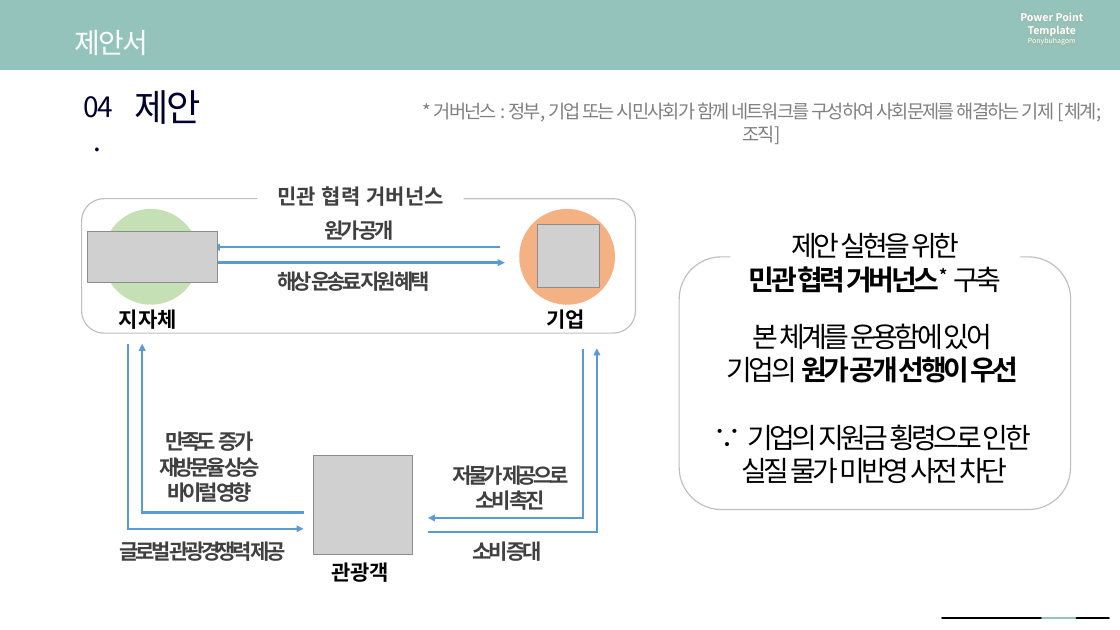
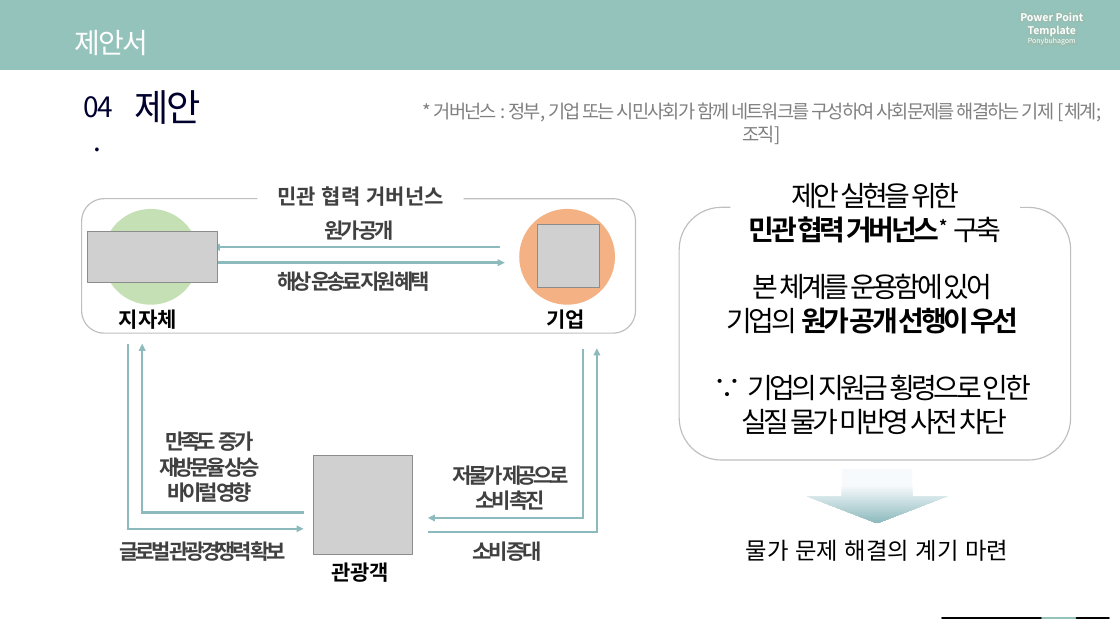
Before and after one commit to so-jeong0127/6-project, a slide deck: slide 2 of 6조_첨가중[신혁].pptx. Drawn at 1120x630 pixels with LibreOffice and Linux fonts; fonts in the diff are those of the drawing; grey boxes stand for pictures. Boxes give left, top, right and bottom in pixels: in the first picture for what was removed or moved away, otherwise in the second. Text is boxed around its words. In the diff, an @@ line names an element or a change of style, - is before the commit and + after.

```diff
--- a/6조_첨가중[신혁].pptx
+++ b/6조_첨가중[신혁].pptx
@@ 2 texts, 1 rounded rectangle: place and size @@
-2 texts, 1 rounded rectangle at (680,232,1071,510)
+2 texts, 1 rounded rectangle at (680,182,1071,460)
@@ arrow (501, 247) - (213, 247): stroke #5B9BD5 2 pt to #8DBABD 2 pt @@
@@ arrow (218, 263) - (505, 263): stroke #5B9BD5 2 pt to #8DBABD 2 pt @@
@@ elbow arrow (129, 344) - (303, 529): stroke #5B9BD5 2 pt to #8DBABD 2 pt @@
@@ elbow arrow (304, 513) - (142, 344): stroke #5B9BD5 2 pt to #8DBABD 2 pt @@
@@ elbow arrow (583, 350) - (428, 518): stroke #5B9BD5 2 pt to #8DBABD 2 pt @@
@@ elbow arrow (429, 532) - (597, 349): stroke #5B9BD5 2 pt to #8DBABD 2 pt @@
@@ down arrow added at (807,469,948,523), fill gradient #F7FAFD to #8DBABD @@
@@ text added at (746,539,1008,561), 20 pt, text #000000 @@
+물가 문제 해결의 계기 마련
@@ text at (120,541,286,561): text changed @@
-글로벌 관광경쟁력 제공
+글로벌 관광경쟁력 확보
```
Also in this commit, not shown: 1 other slide changed.
